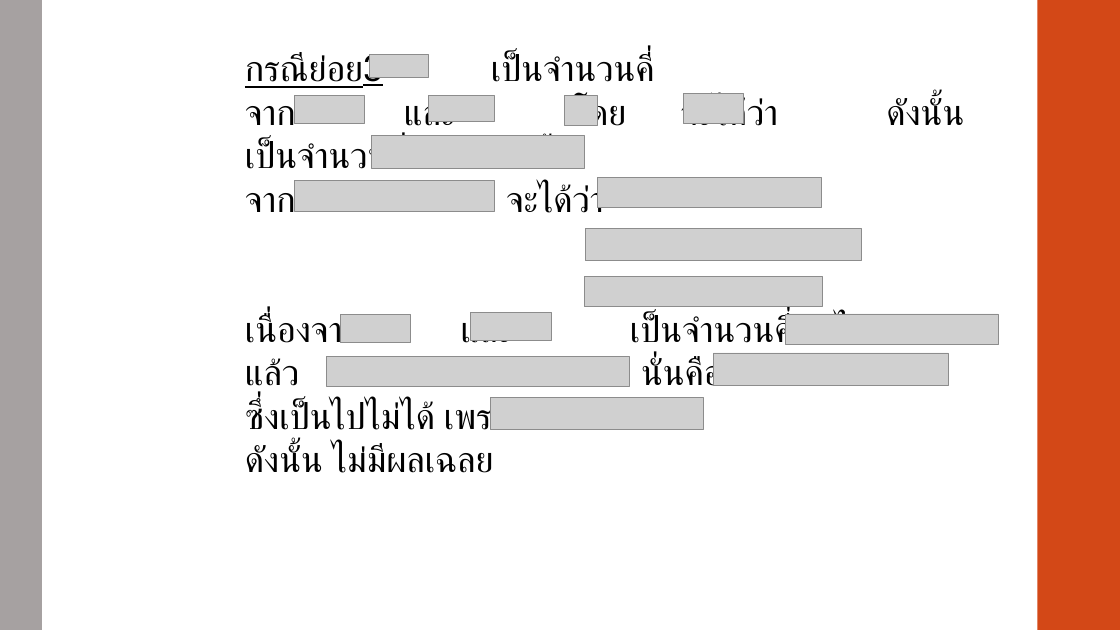
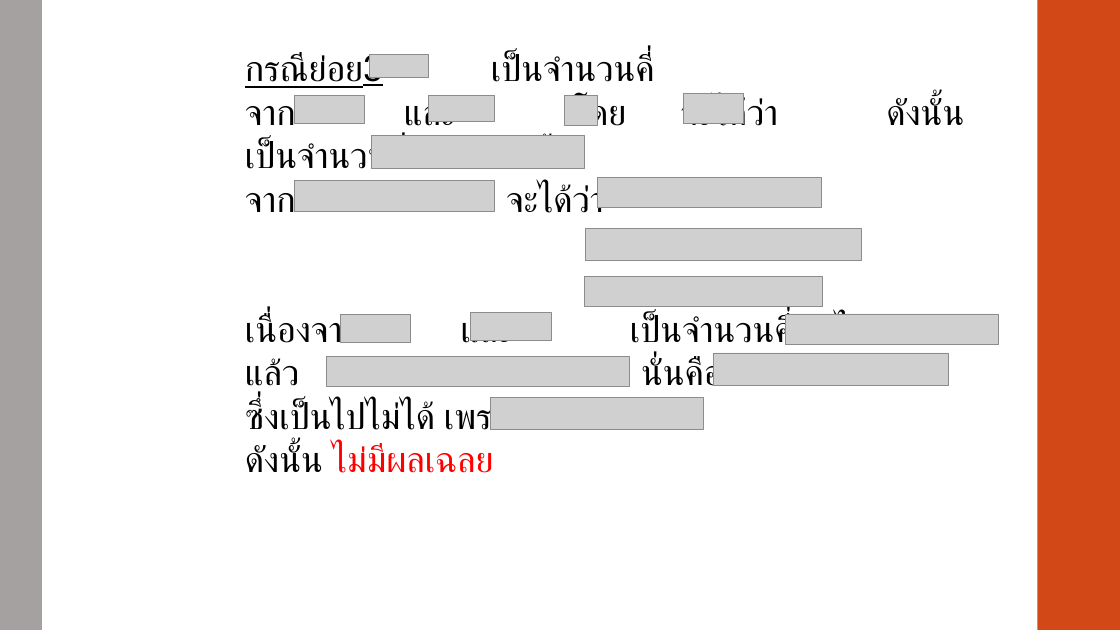
Before and after one commit to Chonthicha006/Seminar, a slide deck: slide 10 of Presentation1.pptx. Drawn at 1120x630 pixels with LibreOffice and Linux fonts; fonts in the diff are those of the drawing; grey boxes stand for pictures; background and template pictures are left out. Boxes give left, top, right and bottom in pixels: in the first picture for what was removed or moved away, otherwise in the second. Text is boxed around its words. In the diff, an @@ line names an element or a change of style, - is before the commit and + after.

```diff
--- a/Presentation1.pptx
+++ b/Presentation1.pptx
@@ text at [245,444,494,473]: text colour #000000 to #FF0000 in "ไม่มีผลเฉลย" @@
```
Also in this commit, not shown: 2 other slides changed, 1 slide added.
